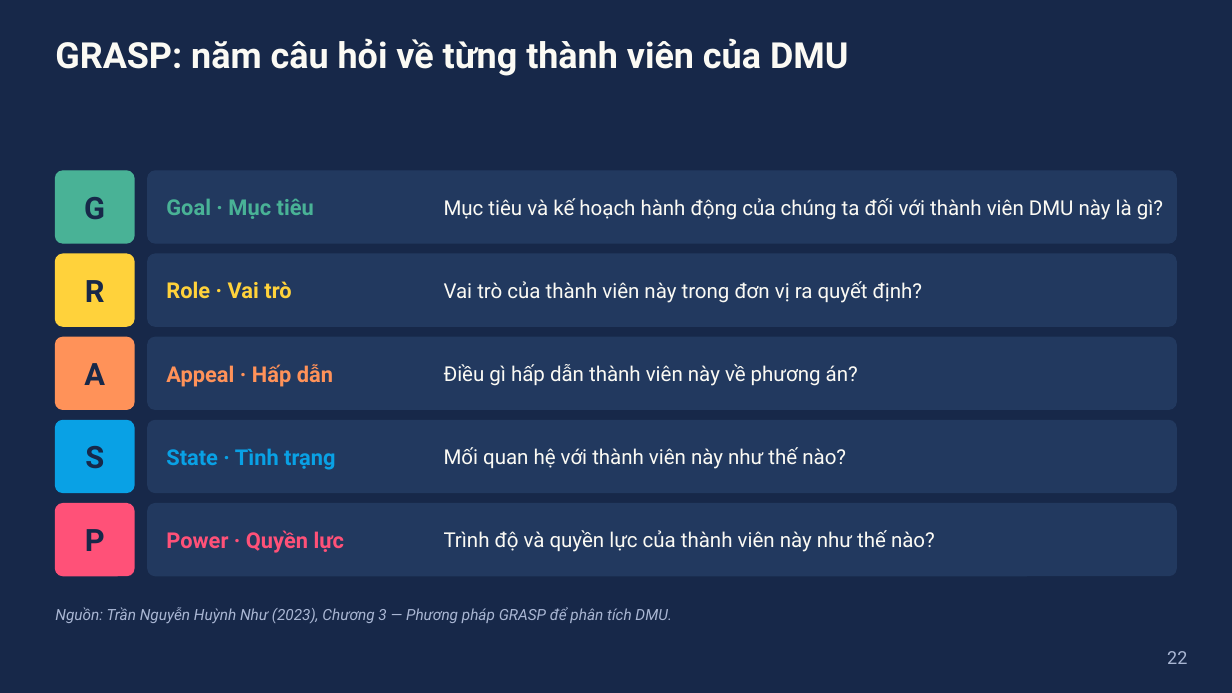
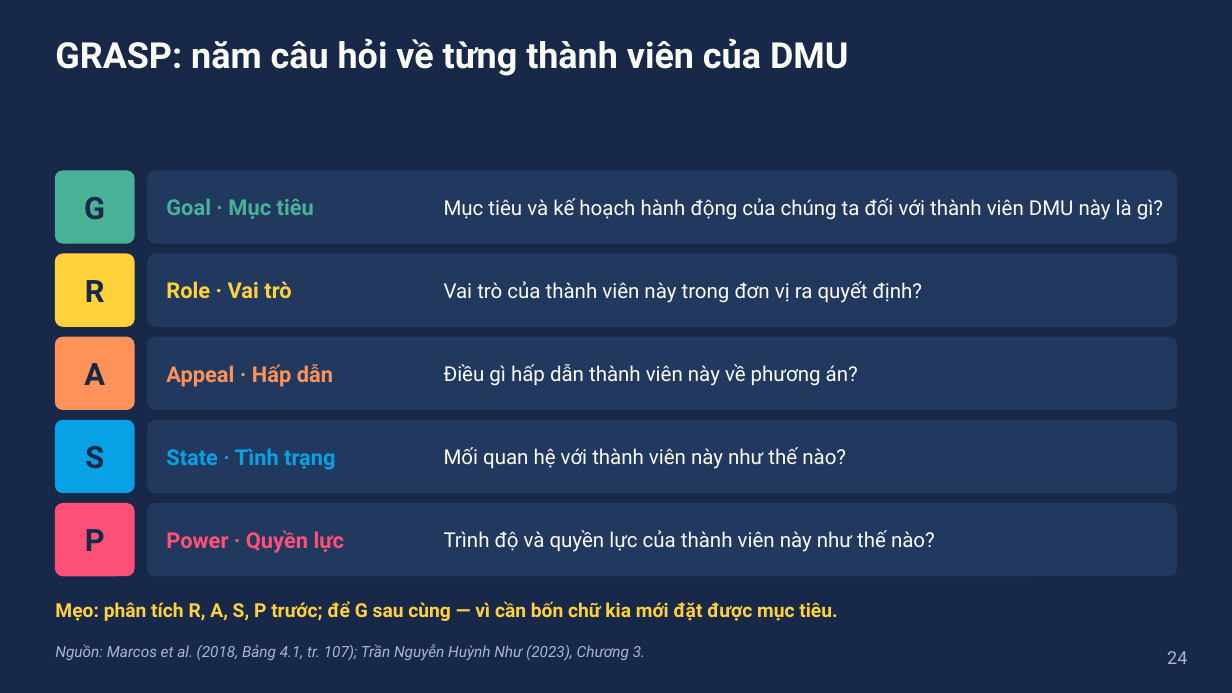
Before and after one commit to dnbaoquyen/teaching-skills, a slide deck: slide 24 of courses/EVM1110E/slides/W03_slides.pptx (slide 22 before the commit). Drawn at 1232x693 pixels with LibreOffice and Linux fonts; fonts in the diff are those of the drawing. Boxes give left, top, right and bottom in pixels: in the first picture for what was removed or moved away, otherwise in the second. Text is boxed around its words. In the diff, an @@ line names an element or a change of style, - is before the commit and + after.

```diff
--- a/courses/EVM1110E/slides/W03_slides.pptx
+++ b/courses/EVM1110E/slides/W03_slides.pptx
@@ text at bbox=[55, 601, 837, 621]: text changed; size 12 to 15 pt; text colour #A9B6D3 to #FFD23B; bold on; italic off @@
-Nguồn: Trần Nguyễn Huỳnh Như (2023), Chương 3 — Phương pháp GRASP để phân tích DMU.
+Mẹo: phân tích R, A, S, P trước; để G sau cùng — vì cần bốn chữ kia mới đặt được mục tiêu.
@@ text added at bbox=[55, 644, 645, 660], 12 pt, text #A9B6D3, italic @@
+Nguồn: Marcos et al. (2018, Bảng 4.1, tr. 107); Trần Nguyễn Huỳnh Như (2023), Chương 3.
@@ page number at bbox=[1167, 651, 1187, 664]: text changed @@
-22
+24
```
Also in this commit, not shown: 3 other slides changed, 2 slides added, 12 other files.
